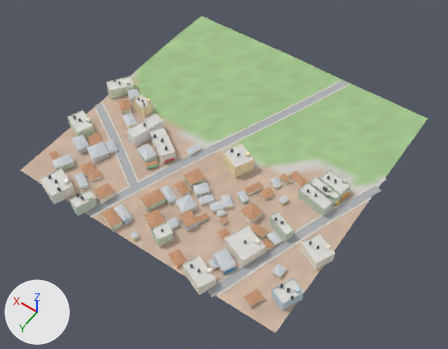
Two versions of the glTF model city/hi/t_-3_2.glb, one commit apart.
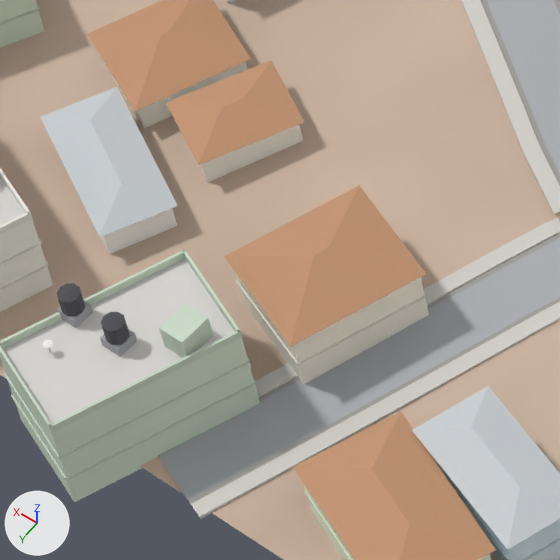
The first picture shows the older version from a camera (50 mm lens) standing at (-843.0, 934.0, 423.0) and looking at (-651.0, 665.0, 0.0). The close-ups show the older and then the newer version on the part from 16% to 29% of the width and 47% to 64% of the height of that picture. Only the edits that show in the close-ups are written down. Arrows for +X, +Y and +Z are at lower left; the lights stay in place. Vertices at exactly the same position are counted once.

Objects in the first close-up: 'Buildings-col', 'Details', 'Roads-col', 'Sidewalks-col', 'Terrain-col'.
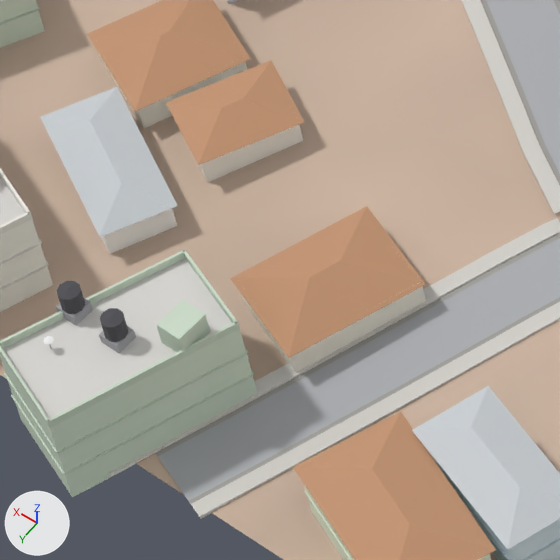
Pixel boxes (x1, y1, x2, y2) of what changed, in the close-ups (560 x 560 px; the box of a moved part takes in the faces that stretch with it):
```json
{"part": 1, "of": "me_buildings_col", "change": "moved or reshaped", "before": [235, 264, 429, 384], "after": [241, 247, 426, 372]}
{"part": 2, "of": "me_buildings_col", "change": "moved or reshaped", "before": [224, 185, 426, 347], "after": [230, 206, 426, 358]}
{"part": 3, "of": "me_buildings_col", "change": "moved or reshaped", "before": [52, 259, 260, 502], "after": [50, 259, 257, 498]}
{"part": 4, "of": "me_details", "change": "deleted", "before": [236, 278, 426, 365]}
{"part": 5, "of": "me_details", "change": "moved or reshaped", "before": [44, 250, 256, 480], "after": [0, 250, 254, 475]}
```

Edits to the scene script, one JSON object a line:
```json
{"block": "me_buildings_col", "where": "me_buildings_col.from_pydata(...)  # 866 vertices, 1006 faces; spans x -771.0..-507.0, y 626.0..776.0, z 9.0..25.0"}
{"block": "me_buildings_col", "where": "# used by ob_buildings_col; location = (0.0, 0.0, 0.0)"}
{"block": "me_buildings_col", "change": "me_buildings_col part 1: the loose piece of 8 vertices spanning x -596.0..-582.0, y 739.0..754.0, z 10.0..17.0 is scaled about its middle by (0.902, 1, 0.549), then moved by (1.0, 0.0, -2.0)"}
{"block": "me_buildings_col", "change": "me_buildings_col part 2: the loose piece of 6 vertices spanning x -597.0..-581.0, y 738.0..754.0, z 17.0..19.0 is moved by (1.0, 0.0, -3.0)"}
{"block": "me_buildings_col", "change": "me_buildings_col part 3"}
{"op": "set", "path": "me_buildings_col.vertices[302].co", "old": "(-591.0, 757.0, 10.0)", "new": "(-590.0, 757.0, 10.0)"}
{"op": "set", "path": "me_buildings_col.vertices[305].co", "old": "(-591.0, 757.0, 20.0)", "new": "(-590.0, 757.0, 20.0)", "note": "pixel (241, 337) -> pixel (239, 328)"}
{"block": "me_details", "where": "# used by ob_details; location = (0.0, 0.0, 0.0)"}
{"op": "remove", "block": "me_details", "code": "me_details.from_pydata(...)  # 4722 vertices, 7532 faces; spans x -772.0..-507.0, y 626.0..777.0, z 10.0..28.0"}
{"op": "add", "block": "me_details", "code": "me_details.from_pydata(...)  # 4738 vertices, 7536 faces; spans x -772.0..-507.0, y 626.0..777.0, z 10.0..28.0"}
{"block": "me_details", "change": "me_details part 4: the loose piece of 24 vertices spanning x -596.0..-582.0, y 738.0..754.0, z 13.0 is deleted"}
{"block": "me_details", "change": "me_details part 5: 29 vertices moved within x -605.0..-577.0, y 755.0..768.0, z 13.0..23.0; 38 vertices removed from x -591.0..-577.0, y 757.0..774.0, z 14.0..23.0; 38 vertices added at x -590.0..-576.0, y 756.0..773.0, z 14.0..23.0"}
{"block": "me_details", "change": "other edits to the shape of me_details do not show in these pictures"}
```
